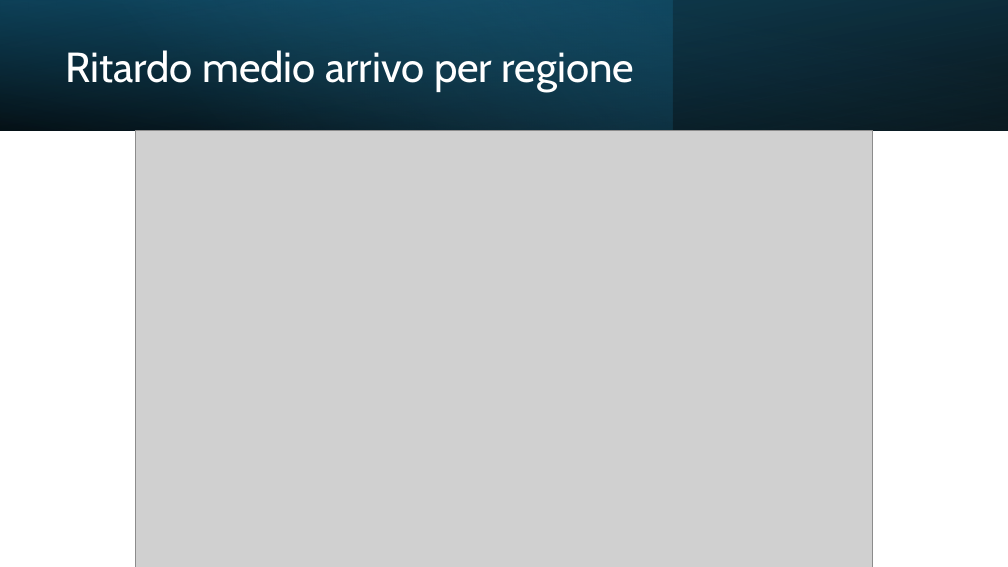
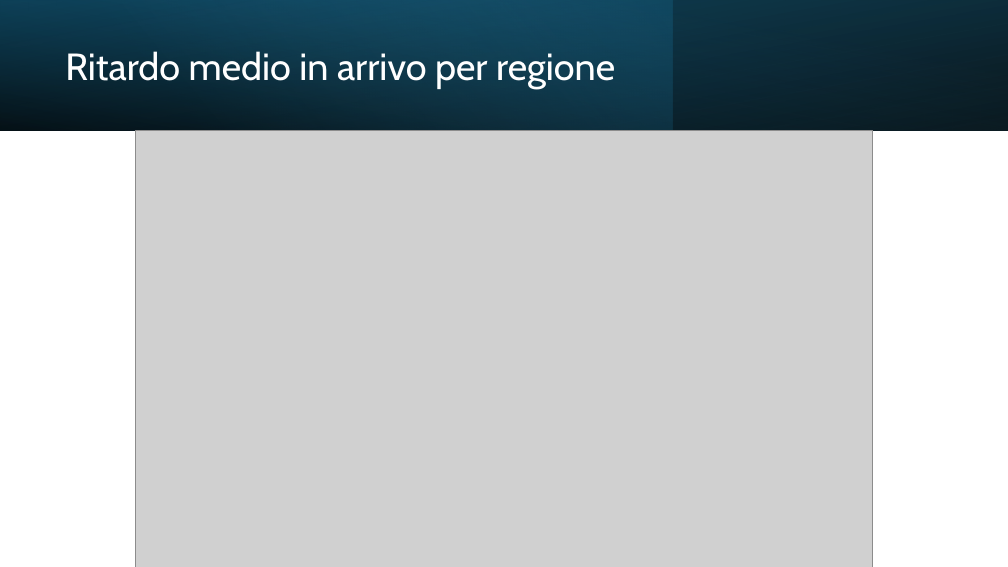
Before and after one commit to AndreaSpolaor/AnalisiTrafficoFerroviario, a slide deck: slide 11 of Analisi del trasporto ferroviario italiano.pptx. Drawn at 1008x567 pixels with LibreOffice and Linux fonts; fonts in the diff are those of the drawing; grey boxes stand for pictures. Boxes give left, top, right and bottom in pixels: in the first picture for what was removed or moved away, otherwise in the second. Text is boxed around its words. In the diff, an @@ line names an element or a change of style, - is before the commit and + after.

```diff
--- a/Analisi del trasporto ferroviario italiano.pptx
+++ b/Analisi del trasporto ferroviario italiano.pptx
@@ title at (65, 51, 615, 89): text changed; size 40 to 36 pt @@
-Ritardo medio arrivo per regione
+Ritardo medio in arrivo per regione
```
Also in this commit, not shown: 8 other slides changed, 1 slide added, 2 other files.
